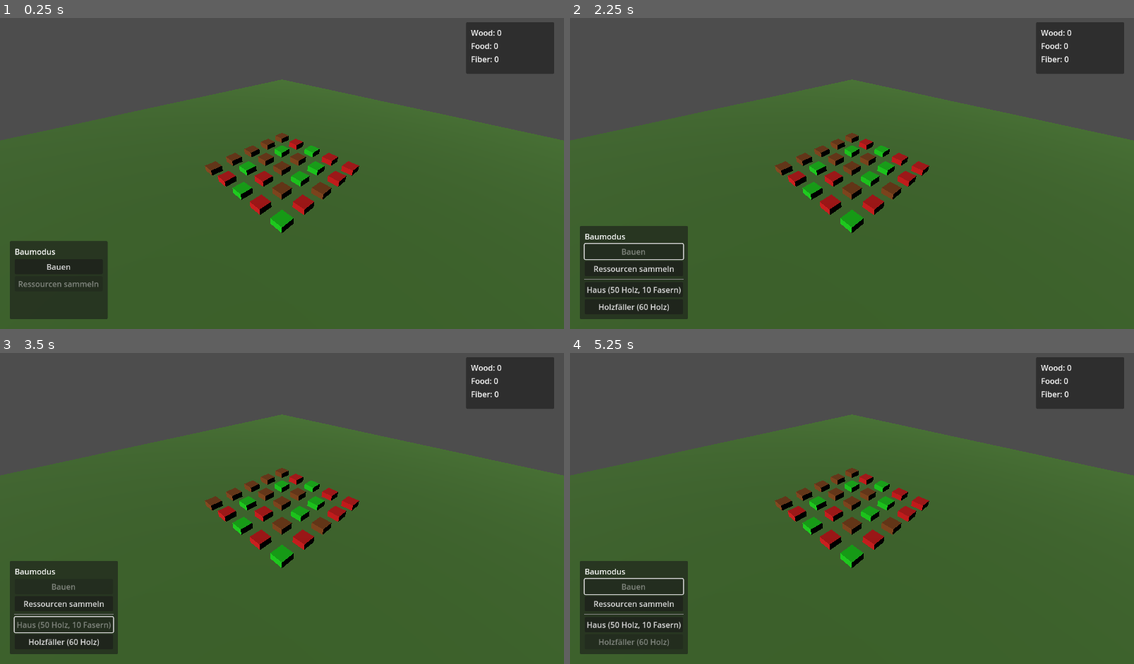
Above: before the commit, frames 1-4 (two rows, left to right).
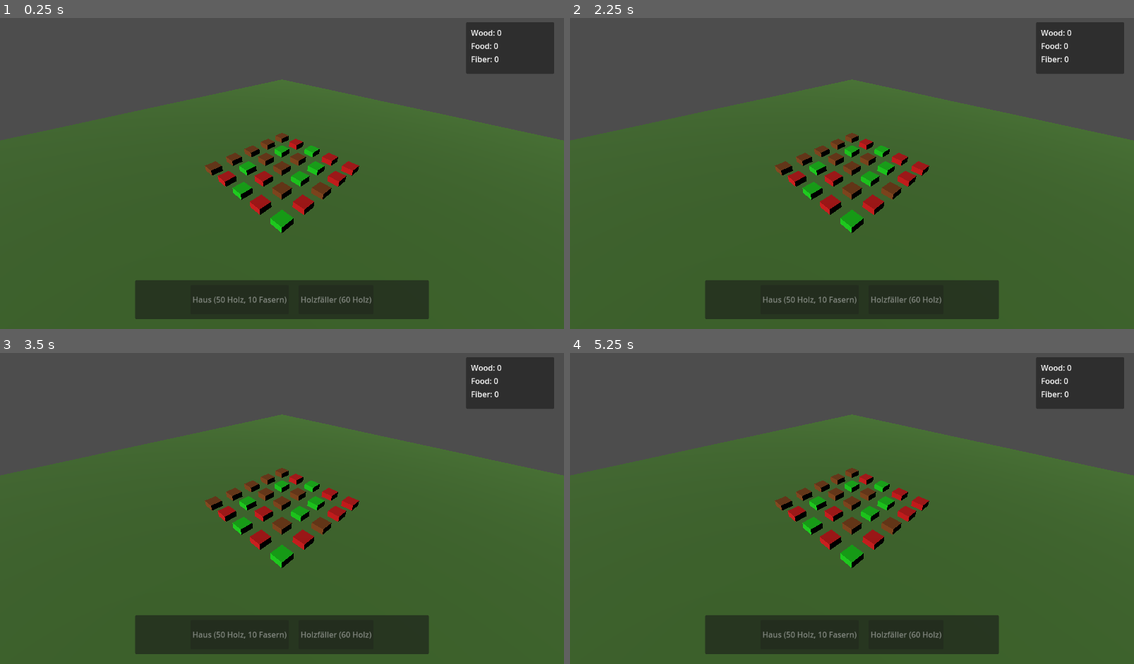
Above: after the commit, the same moments.

Repository: Catloff/Gaia-Galactica
Game: Godot game, scene res://scenes/Main.tscn
The game is run twice, just before and just after one commit, with the same random seed, the same clock (stepped at 60 frames per second) and the same inputs.
Inputs (mouse positions are in pixels of both pictures, inside the frame that each line leads up to):
- Up to frame 1 (0.25 s): no input
- Up to frame 2 (2.25 s): click (626, 266) at 0.5 s, where only the run before the commit has a clickable "Bauen"; click (632, 269) at 1.25 s, where only the run before the commit has a clickable "Ressourcen sammeln"; click (626, 266) at 2 s, where only the run before the commit has a clickable "Bauen"
- Up to frame 3 (3.5 s): click (62, 623) at 2.75 s, where only the run before the commit has a clickable "Haus (50 Holz, 10 Fasern)"
- Up to frame 4 (5.25 s): click (632, 642) at 3.5 s, where only the run before the commit has a clickable "Holzfäller (60 Holz)"; click (632, 604) at 4.25 s, where only the run before the commit has a clickable "Ressourcen sammeln"; click (626, 601) at 5 s, where only the run before the commit has a clickable "Bauen"

The runs differ from the first frame. In frame 1, 11% of the frame differs, in the area x 1-77%, y 71-97%; in frame 2, 12%, in the area x 1-77%, y 66-97%; in frame 3, 12%; in frame 4, 12%.

Commit message:
Baumenü nach unten und verbessert

Diff:
--- a/scenes/HUD.tscn
+++ b/scenes/HUD.tscn
@@ -50,13 +50,16 @@
 
 [node name="BuildPanel" type="PanelContainer" parent="."]
 layout_mode = 1
-anchors_preset = 2
+anchors_preset = 7
+anchor_left = 0.5
 anchor_top = 1.0
+anchor_right = 0.5
 anchor_bottom = 1.0
-offset_left = 20.0
-offset_top = -180.0
-offset_right = 220.0
+offset_left = -300.0
+offset_top = -100.0
+offset_right = 300.0
 offset_bottom = -20.0
+grow_horizontal = 2
 grow_vertical = 0
 
 [node name="MarginContainer" type="MarginContainer" parent="BuildPanel"]
@@ -66,28 +69,17 @@
 theme_override_constants/margin_right = 10
 theme_override_constants/margin_bottom = 10
 
-[node name="VBoxContainer" type="VBoxContainer" parent="BuildPanel/MarginContainer"]
+[node name="BuildButtons" type="HBoxContainer" parent="BuildPanel/MarginContainer"]
 layout_mode = 2
+theme_override_constants/separation = 20
+alignment = 1
 
-[node name="Label" type="Label" parent="BuildPanel/MarginContainer/VBoxContainer"]
-layout_mode = 2
-text = "Baumodus"
-
-[node name="BuildButton" type="Button" parent="BuildPanel/MarginContainer/VBoxContainer"]
-layout_mode = 2
-text = "Bauen"
-
-[node name="GatherButton" type="Button" parent="BuildPanel/MarginContainer/VBoxContainer"]
-layout_mode = 2
-text = "Ressourcen sammeln"
-
-[node name="HSeparator" type="HSeparator" parent="BuildPanel/MarginContainer/VBoxContainer"]
-layout_mode = 2
-
-[node name="HouseButton" type="Button" parent="BuildPanel/MarginContainer/VBoxContainer"]
+[node name="HouseButton" type="Button" parent="BuildPanel/MarginContainer/BuildButtons"]
+custom_minimum_size = Vector2(120, 0)
 layout_mode = 2
 text = "Haus (50 Holz, 10 Fasern)"
 
-[node name="LumbermillButton" type="Button" parent="BuildPanel/MarginContainer/VBoxContainer"]
+[node name="LumbermillButton" type="Button" parent="BuildPanel/MarginContainer/BuildButtons"]
+custom_minimum_size = Vector2(120, 0)
 layout_mode = 2
 text = "Holzfäller (60 Holz)"
--- a/scripts/BuildingManager.gd
+++ b/scripts/BuildingManager.gd
@@ -4,31 +4,44 @@
 var lumbermill_scene = preload("res://scenes/Lumbermill.tscn")
 var preview_building: Node3D = null
 var can_place = false
-var build_mode = false
 var current_building_type = "none"
 
 @onready var resource_manager = get_node("../ResourceManager")
 @onready var hud = get_node("../HUD")
+@onready var build_panel = get_node("../HUD/BuildPanel")
 
 func _ready():
-	preview_building = house_scene.instantiate()
-	preview_building.visible = false
-	add_child(preview_building)
-	hud.mode_changed.connect(_on_mode_changed)
 	hud.building_selected.connect(_on_building_selected)
 
-func _input(event):
-	if not build_mode or current_building_type == "none":
+func _unhandled_input(event):
+	if current_building_type == "none":
 		return
 
 	if event is InputEventMouseMotion:
 		update_preview_position(event.position)
 
 	if event is InputEventMouseButton and event.pressed and event.button_index == MOUSE_BUTTON_LEFT:
+		# Ignoriere den Input, wenn wir über dem UI sind
+		if is_mouse_over_ui():
+			return
+
 		if can_place and has_resources():
 			place_building()
 
+	# Stellen sicher, dass der Input nicht weitergegeben wird
+	get_viewport().set_input_as_handled()
+
+func is_mouse_over_ui() -> bool:
+	var mouse_pos = build_panel.get_viewport().get_mouse_position()
+	var panel_rect = build_panel.get_global_rect()
+	return panel_rect.has_point(mouse_pos)
+
 func update_preview_position(mouse_pos):
+	if is_mouse_over_ui():
+		preview_building.visible = false
+		can_place = false
+		return
+
 	var camera = get_viewport().get_camera_3d()
 	var from = camera.project_ray_origin(mouse_pos)
 	var to = from + camera.project_ray_normal(mouse_pos) * 1000
@@ -75,24 +88,23 @@
 
 	resource_manager.update_hud()
 
-func _on_mode_changed(mode: String):
-	build_mode = (mode == "build")
-	if not build_mode:
-		preview_building.visible = false
-		current_building_type = "none"
-
 func _on_building_selected(type: String):
 	current_building_type = type
-	remove_child(preview_building)
 
-	match type:
-		"house":
-			preview_building = house_scene.instantiate()
-		"lumbermill":
-			preview_building = lumbermill_scene.instantiate()
+	if preview_building:
+		remove_child(preview_building)
+		preview_building = null
 
-	preview_building.visible = false
-	add_child(preview_building)
+	if type != "none":
+		match type:
+			"house":
+				preview_building = house_scene.instantiate()
+			"lumbermill":
+				preview_building = lumbermill_scene.instantiate()
+
+		if preview_building:
+			preview_building.visible = false
+			add_child(preview_building)
 
 func get_current_building_cost() -> Dictionary:
 	match current_building_type:
--- a/scripts/HUD.gd
+++ b/scripts/HUD.gd
@@ -3,52 +3,69 @@
 @onready var wood_label = $ResourcePanel/MarginContainer/Resources/WoodLabel
 @onready var food_label = $ResourcePanel/MarginContainer/Resources/FoodLabel
 @onready var fiber_label = $ResourcePanel/MarginContainer/Resources/FiberLabel
-@onready var build_button = $BuildPanel/MarginContainer/VBoxContainer/BuildButton
-@onready var gather_button = $BuildPanel/MarginContainer/VBoxContainer/GatherButton
-@onready var house_button = $BuildPanel/MarginContainer/VBoxContainer/HouseButton
-@onready var lumbermill_button = $BuildPanel/MarginContainer/VBoxContainer/LumbermillButton
+@onready var house_button = $BuildPanel/MarginContainer/BuildButtons/HouseButton
+@onready var lumbermill_button = $BuildPanel/MarginContainer/BuildButtons/LumbermillButton
 
-signal mode_changed(mode: String)
 signal building_selected(type: String)
 
+var current_building: String = ""
+var inventory: Dictionary = {
+	"wood": 0,
+	"fiber": 0,
+	"food": 0
+}
+
 func _ready():
-	build_button.pressed.connect(_on_build_button_pressed)
-	gather_button.pressed.connect(_on_gather_button_pressed)
 	house_button.pressed.connect(_on_house_button_pressed)
 	lumbermill_button.pressed.connect(_on_lumbermill_button_pressed)
+	update_button_states()  # Initial-Update der Button-States
 
-	# Standardmäßig im Sammelmodus starten
-	_on_gather_button_pressed()
-
-	# Gebäude-Buttons ausblenden
-	house_button.visible = false
-	lumbermill_button.visible = false
-
-func update_resources(inventory: Dictionary) -> void:
+func update_resources(new_inventory: Dictionary) -> void:
+	inventory = new_inventory
 	wood_label.text = "Wood: %d" % inventory["wood"]
 	food_label.text = "Food: %d" % inventory["food"]
 	fiber_label.text = "Fiber: %d" % inventory["fiber"]
+	update_button_states()
 
-func _on_build_button_pressed():
-	build_button.disabled = true
-	gather_button.disabled = false
-	house_button.visible = true
-	lumbermill_button.visible = true
-	mode_changed.emit("build")
+func update_button_states():
+	# Haus: 50 Holz, 10 Fasern
+	var can_build_house = inventory["wood"] >= 50 and inventory["fiber"] >= 10
+	house_button.disabled = not can_build_house
 
-func _on_gather_button_pressed():
-	build_button.disabled = false
-	gather_button.disabled = true
-	house_button.visible = false
-	lumbermill_button.visible = false
-	mode_changed.emit("gather")
+	# Holzfäller: 60 Holz
+	var can_build_lumbermill = inventory["wood"] >= 60
+	lumbermill_button.disabled = not can_build_lumbermill
+
+	# Wenn das aktuelle Gebäude nicht mehr gebaut werden kann, Auswahl aufheben
+	if (current_building == "house" and not can_build_house) or \
+	   (current_building == "lumbermill" and not can_build_lumbermill):
+		current_building = ""
+		building_selected.emit("none")
+
+	# Ausgewähltes Gebäude hervorheben
+	house_button.modulate = Color(1, 1, 0) if current_building == "house" else Color(1, 1, 1)
+	lumbermill_button.modulate = Color(1, 1, 0) if current_building == "lumbermill" else Color(1, 1, 1)
 
 func _on_house_button_pressed():
-	house_button.disabled = true
-	lumbermill_button.disabled = false
-	building_selected.emit("house")
+	if house_button.disabled:
+		return
+
+	if current_building == "house":
+		current_building = ""
+		building_selected.emit("none")
+	else:
+		current_building = "house"
+		building_selected.emit("house")
+	update_button_states()
 
 func _on_lumbermill_button_pressed():
-	house_button.disabled = false
-	lumbermill_button.disabled = true
-	building_selected.emit("lumbermill")
+	if lumbermill_button.disabled:
+		return
+
+	if current_building == "lumbermill":
+		current_building = ""
+		building_selected.emit("none")
+	else:
+		current_building = "lumbermill"
+		building_selected.emit("lumbermill")
+	update_button_states()
--- a/scripts/ResourceManager.gd
+++ b/scripts/ResourceManager.gd
@@ -6,17 +6,9 @@
 	"food": 0
 }
 
-var gather_mode = true
-
 @onready var hud = get_node("../HUD")
 
-func _ready():
-	hud.mode_changed.connect(_on_mode_changed)
-
 func _input(event):
-	if not gather_mode:
-		return
-
 	if event is InputEventMouseButton and event.pressed and event.button_index == MOUSE_BUTTON_LEFT:
 		var camera = get_viewport().get_camera_3d()
 		var from = camera.project_ray_origin(event.position)
@@ -28,7 +20,8 @@
 
 		if result and result.collider.has_method("gather_resource"):
 			var resource_data = result.collider.gather_resource()
-			update_inventory(resource_data)
+			if resource_data != null:
+				update_inventory(resource_data)
 
 func update_inventory(resource_data):
 	var resource_type = resource_data["type"].to_lower()
@@ -40,6 +33,3 @@
 func update_hud():
 	if hud:
 		hud.update_resources(inventory)
-
-func _on_mode_changed(mode: String):
-	gather_mode = (mode == "gather")
Not shown, changed: Updates.md
